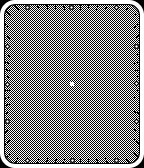
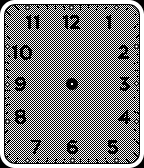
Layered file, before and after one edit (w=144, h=168). Changes by layer:
showed "numerals", painted on it over [12, 15, 130, 154]
added layer "axle" (multiply) above "background dithered" over [12, 15, 130, 154]
